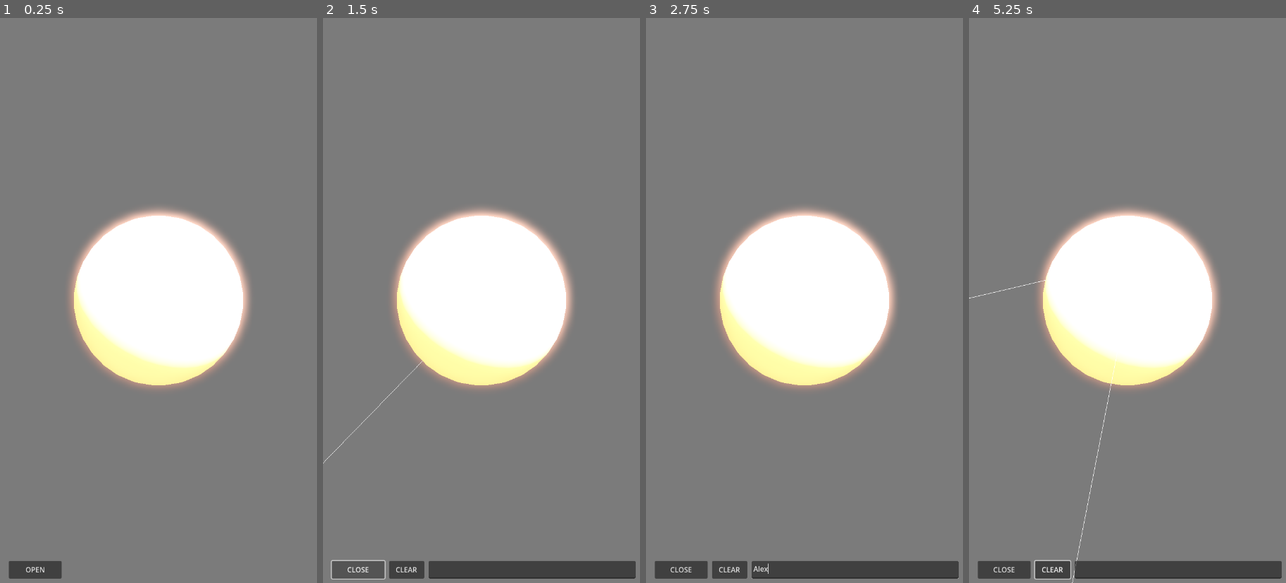
Above: before the commit, frames 1-4 (left to right).
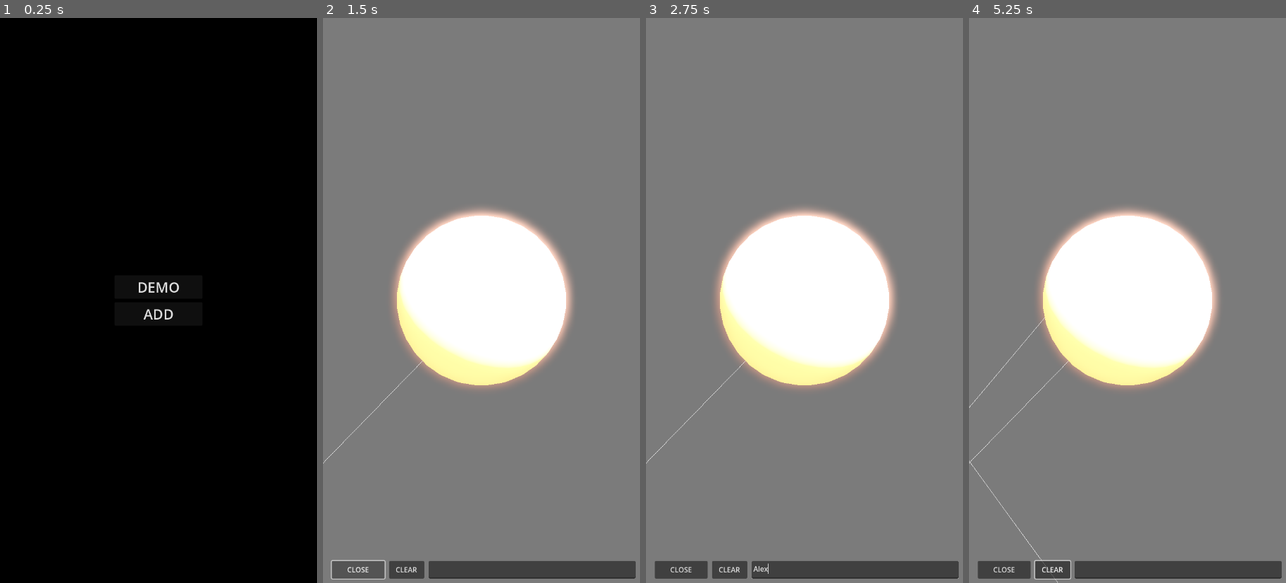
Above: after the commit, the same moments.

Repository: 0-5788719150923125/praxis
Game: Godot game, scene res://scenes/first_run.tscn
The game is run twice, just before and just after one commit, with the same random seed, the same clock (stepped at 60 frames per second) and the same inputs. Before the commit the project starts from res://scenes/main.tscn.
Inputs (mouse positions are in pixels of both pictures, inside the frame that each line leads up to):
- Up to frame 1 (0.25 s): no input
- Up to frame 2 (1.5 s): click (481, 289) at 0.5 s, where only the run after the commit has a clickable "DEMO"; click "OPEN" at 1.25 s
- Up to frame 3 (2.75 s): click (855, 571) at 2.02 s; type "Alex" at 2.1 s
- Up to frame 4 (5.25 s): click "CLEAR" at 2.75 s; click "CLEAR" at 3.5 s; click "CLEAR" at 4.25 s; tap Enter at 5, 5.1 s; move the mouse to (1197, 272) at 5.02 s; click (1197, 272) at 5.17 s

The runs differ from the first frame. In frame 1, 100% of the frame differs, in the area x 0-100%, y 0-100%; in frame 2, nothing differs; in frame 3, less than 0.1%; in frame 4, 0.3%.

Commit message:
Add server setup stuff

Diff:
--- a/axis/project.godot
+++ b/axis/project.godot
@@ -11,7 +11,7 @@
 [application]
 
 config/name="Axis"
-run/main_scene="res://scenes/main.tscn"
+run/main_scene="res://scenes/first_run.tscn"
 config/features=PackedStringArray("4.3", "Mobile")
 boot_splash/show_image=false
 config/icon="res://icon.png"
--- /dev/null
+++ b/axis/scenes/first_run.tscn
@@ -0,0 +1,49 @@
+[gd_scene load_steps=2 format=3]
+
+[ext_resource type="Script" path="res://scripts/first_run.gd" id="1_script"]
+
+[node name="FirstRun" type="Control"]
+layout_mode = 3
+anchors_preset = 15
+anchor_right = 1.0
+anchor_bottom = 1.0
+grow_horizontal = 2
+grow_vertical = 2
+script = ExtResource("1_script")
+
+[node name="ColorRect" type="ColorRect" parent="."]
+layout_mode = 1
+anchors_preset = 15
+anchor_right = 1.0
+anchor_bottom = 1.0
+grow_horizontal = 2
+grow_vertical = 2
+color = Color(0, 0, 0, 1)
+
+[node name="VBoxContainer" type="VBoxContainer" parent="."]
+layout_mode = 1
+anchors_preset = 8
+anchor_left = 0.5
+anchor_top = 0.5
+anchor_right = 0.5
+anchor_bottom = 0.5
+offset_left = -100.0
+offset_top = -44.0
+offset_right = 100.0
+offset_bottom = 44.0
+grow_horizontal = 2
+grow_vertical = 2
+theme_override_constants/separation = 8
+
+[node name="DemoButton" type="Button" parent="VBoxContainer"]
+layout_mode = 2
+theme_override_font_sizes/font_size = 32
+text = "DEMO"
+
+[node name="AddButton" type="Button" parent="VBoxContainer"]
+layout_mode = 2
+theme_override_font_sizes/font_size = 32
+text = "ADD"
+
+[connection signal="pressed" from="VBoxContainer/DemoButton" to="." method="_on_demo_button_pressed"]
+[connection signal="pressed" from="VBoxContainer/AddButton" to="." method="_on_add_button_pressed"]
--- a/axis/scripts/chat_interface.gd
+++ b/axis/scripts/chat_interface.gd
@@ -25,7 +25,13 @@
 const KEYBOARD_OFFSET = 1000
 const INPUT_MARGIN = 10
 
+var server_url
+
 func _ready():
+	var config = ConfigFile.new()
+	if config.load("user://settings.cfg") == OK:
+		server_url = config.get_value("Server", "url", "http://192.168.5.94:2100")
+		print("Server URL: ", server_url)
 	_initialize_components()
 	_setup_signals()
 	_setup_layout()
@@ -260,7 +266,7 @@
 	})
 
 	var error = http_request.request(
-		"http://192.168.5.94:2100/input/",
+		server_url + "/input/",
 		["Content-Type: application/json"],
 		HTTPClient.METHOD_POST,
 		body
--- /dev/null
+++ b/axis/scripts/first_run.gd
@@ -0,0 +1,64 @@
+extends Control
+
+const CONFIG_PATH = "user://settings.cfg"
+const URL_PATTERN = "^(http|https)://[\\w\\.-]+(:\\d+)?$"
+
+var config = ConfigFile.new()
+
+func _ready():
+	# Check if we have existing settings
+	if load_settings():
+		_start_main_scene()
+
+func _on_demo_button_pressed():
+	_start_main_scene()
+
+func _on_add_button_pressed():
+	var dialog = LineEdit.new()
+	dialog.placeholder_text = "https://hostname:port"
+	dialog.size_flags_horizontal = Control.SIZE_EXPAND_FILL
+
+	var popup = AcceptDialog.new()
+	popup.title = "Enter Server URL"
+	popup.add_child(dialog)
+	popup.add_button("Cancel", false, "cancel")
+	popup.confirmed.connect(_on_url_submitted.bind(dialog))
+
+	add_child(popup)
+	popup.popup_centered()
+	dialog.grab_focus()
+
+func _on_url_submitted(dialog: LineEdit):
+	var url = dialog.text.strip_edges()
+
+	# Validate URL format
+	var regex = RegEx.new()
+	regex.compile(URL_PATTERN)
+
+	if !regex.search(url):
+		_show_error("Invalid URL format. Please use: protocol://hostname:port")
+		return
+
+	# Save the URL
+	config.set_value("Server", "url", url)
+	config.save(CONFIG_PATH)
+
+	# Start the main scene
+	_start_main_scene()
+
+func load_settings() -> bool:
+	if config.load(CONFIG_PATH) == OK:
+		var url = config.get_value("Server", "url", "")
+		return !url.is_empty()
+	return false
+
+func _show_error(message: String):
+	var popup = AcceptDialog.new()
+	popup.title = "Error"
+	popup.dialog_text = message
+	add_child(popup)
+	popup.popup_centered()
+	popup.confirmed.connect(popup.queue_free)
+
+func _start_main_scene():
+	get_tree().change_scene_to_file("res://scenes/main.tscn")
